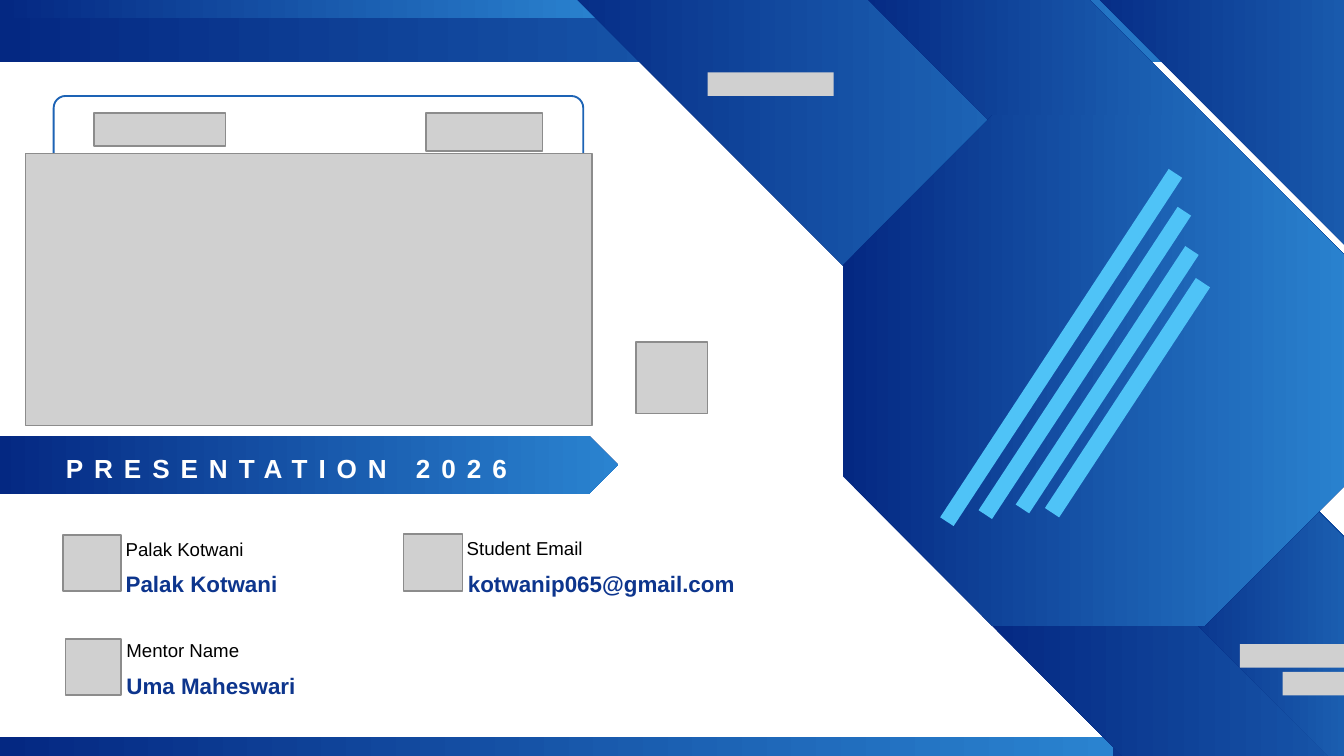
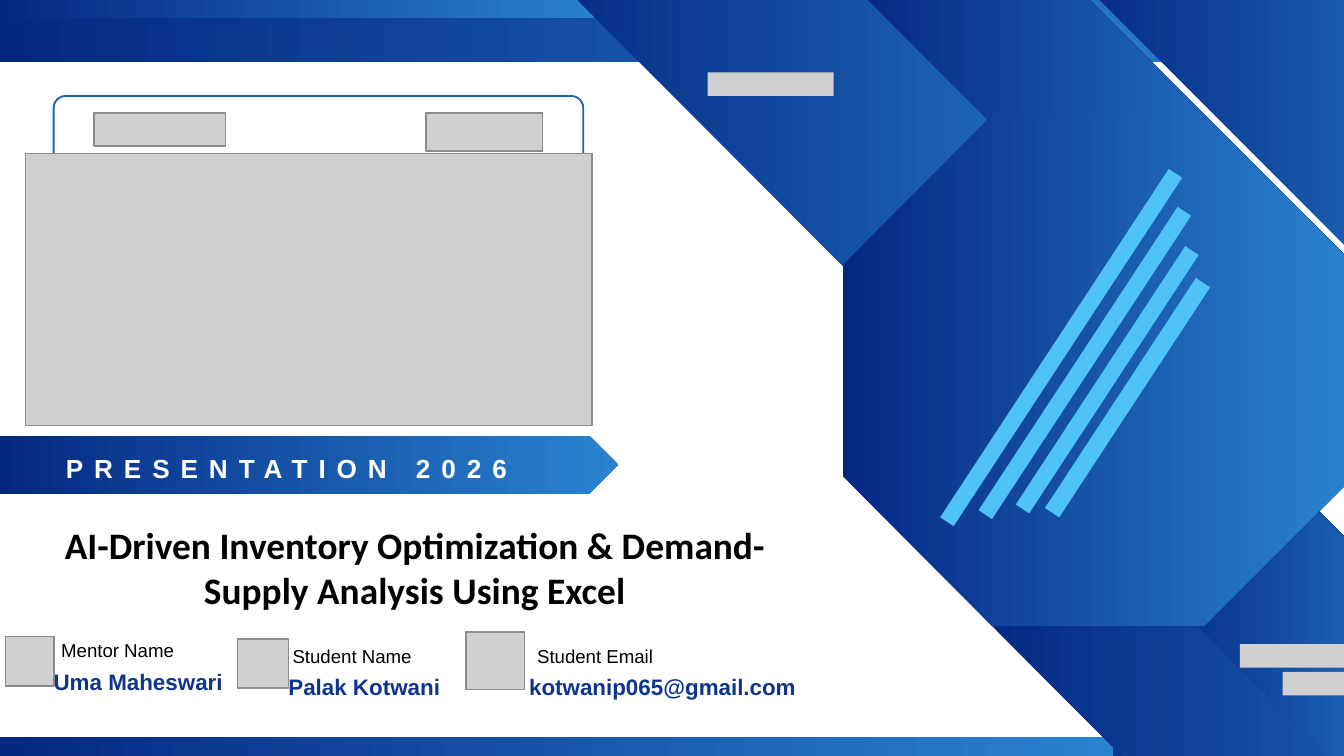
Before and after one commit to PalakKotwani065/Palak-Narender-Kumar-Kotwani--AI-fellowship-Project, a slide deck: slide 1 of palak kotwani presentation UPODATED.pptx. Drawn at 1344x756 pixels with LibreOffice and Linux fonts; fonts in the diff are those of the drawing; grey boxes stand for pictures; background and template pictures are left out. Boxes give left, top, right and bottom in pixels: in the first picture for what was removed or moved away, otherwise in the second. Text is boxed around its words. In the diff, an @@ line names an element or a change of style, - is before the commit and + after.

```diff
--- a/palak kotwani presentation UPODATED.pptx
+++ b/palak kotwani presentation UPODATED.pptx
@@ picture removed at (636, 343, 707, 414) @@
@@ text added at (65, 532, 765, 611), 20 pt, text #000000, bold @@
+AI-Driven Inventory Optimization & Demand-Supply Analysis Using Excel
@@ text removed at (126, 542, 243, 557) @@
-Palak Kotwani
@@ picture: place and size @@
-picture at (66, 638, 121, 695)
+picture at (5, 637, 54, 687)
@@ text "Uma Maheswari": place and size @@
-text "Uma Maheswari" at (126, 677, 295, 695)
+text "Uma Maheswari" at (54, 672, 222, 691)
@@ text "Mentor Name": place and size @@
-text "Mentor Name" at (126, 644, 239, 657)
+text "Mentor Name" at (61, 644, 174, 658)
@@ picture: place and size @@
-picture at (63, 535, 121, 591)
+picture at (238, 638, 289, 688)
@@ text added at (293, 649, 412, 664), 10 pt, text #000000 @@
+Student Name
@@ picture: place and size @@
-picture at (403, 534, 462, 591)
+picture at (466, 632, 526, 689)
@@ text "Student Email": place and size @@
-text "Student Email" at (467, 541, 583, 555)
+text "Student Email" at (537, 649, 653, 664)
@@ text "Palak Kotwani": place and size @@
-text "Palak Kotwani" at (126, 575, 277, 593)
+text "Palak Kotwani" at (288, 677, 440, 696)
@@ text "kotwanip065@gmail.com": place and size @@
-text "kotwanip065@gmail.com" at (468, 575, 735, 597)
+text "kotwanip065@gmail.com" at (529, 678, 796, 700)
```
